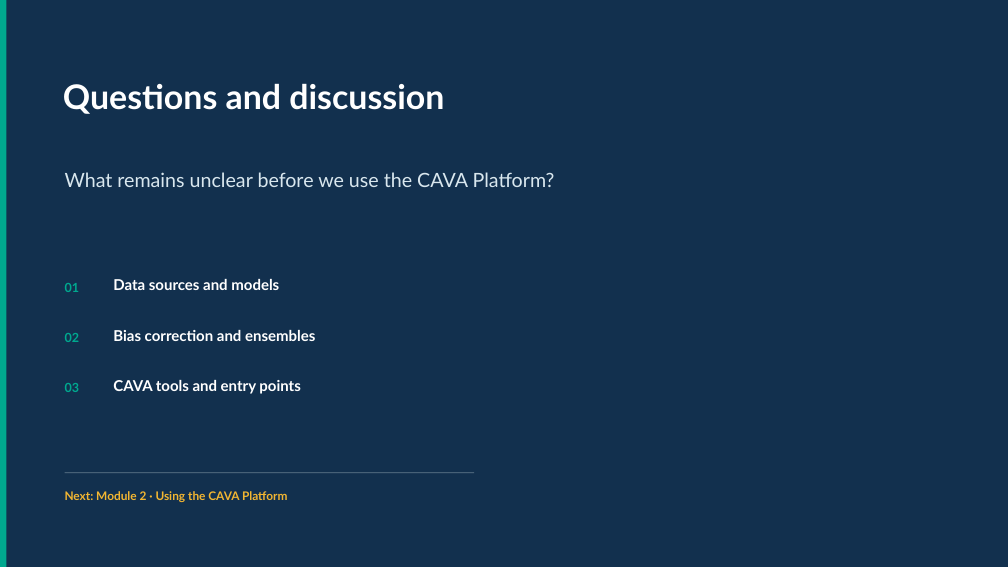
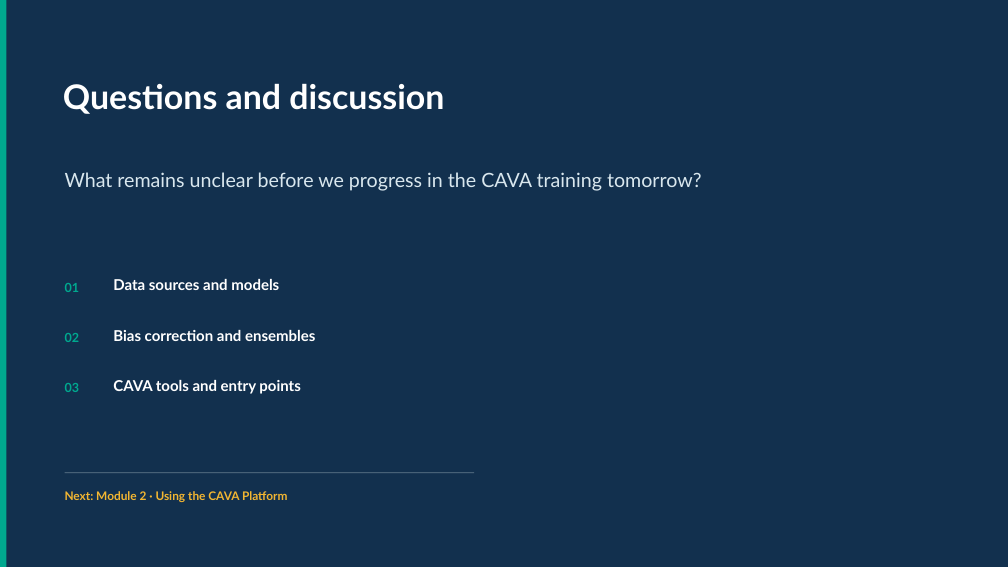
Before and after one commit to Risk-Team/trainings, a slide deck: slide 35 of CAVAtraining/HQ/day1/CAVA_Module_1.pptx (slide 27 before the commit). Drawn at 1008x567 pixels with LibreOffice and Linux fonts; fonts in the diff are those of the drawing. Boxes give left, top, right and bottom in pixels: in the first picture for what was removed or moved away, otherwise in the second. Text is boxed around its words. In the diff, an @@ line names an element or a change of style, - is before the commit and + after.

```diff
--- a/CAVAtraining/HQ/day1/CAVA_Module_1.pptx
+++ b/CAVAtraining/HQ/day1/CAVA_Module_1.pptx
@@ text at (65, 172, 702, 191): text changed @@
-What remains unclear before we use the CAVA Platform?
+What remains unclear before we progress in the CAVA training tomorrow?
```
Also in this commit, not shown: 16 other slides changed, 17 slides added, 9 slides removed, 8 other files.
